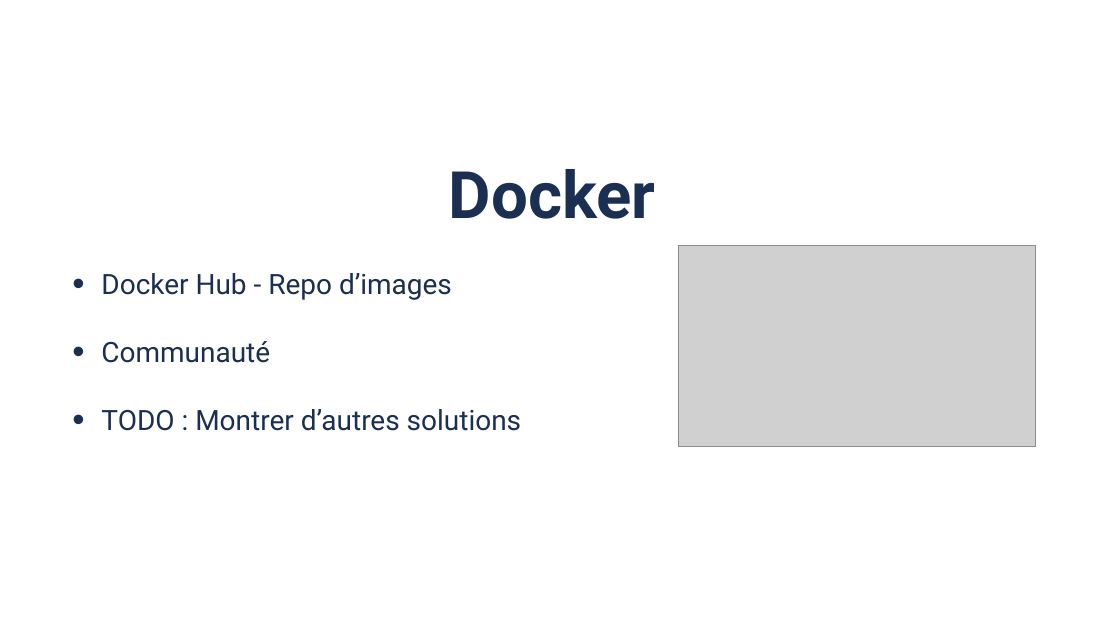
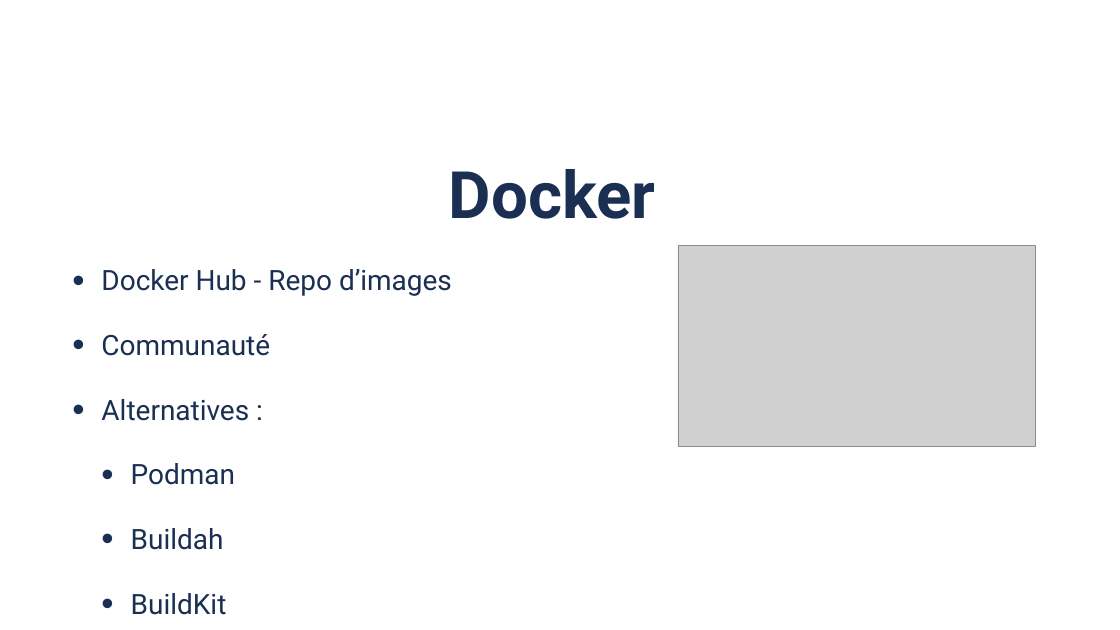
Before and after one commit to Sioul-DLC/nx-docker, a slide deck: slide 5 of presentation/docker.pptx. Drawn at 1120x630 pixels with LibreOffice and Linux fonts; fonts in the diff are those of the drawing; grey boxes stand for pictures; background and template pictures are left out. Boxes give left, top, right and bottom in pixels: in the first picture for what was removed or moved away, otherwise in the second. Text is boxed around its words. In the diff, an @@ line names an element or a change of style, - is before the commit and + after.

Commit message:
update presentation

```diff
--- a/presentation/docker.pptx
+++ b/presentation/docker.pptx
@@ text at (101, 269, 452, 356): line spacing 1 to 0.9 @@
@@ text at (101, 399, 249, 615): text changed @@
-• TODO : Montrer d’autres solutions
+• Alternatives :
+  • Podman
+  • Buildah
+  • BuildKit
```
Also in this commit, not shown: 5 other slides changed.
